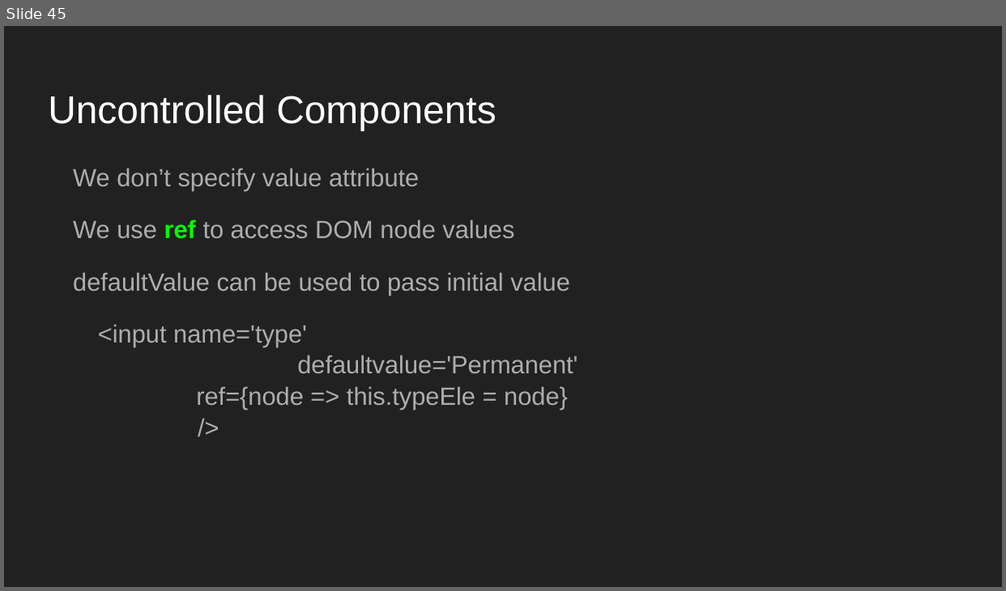
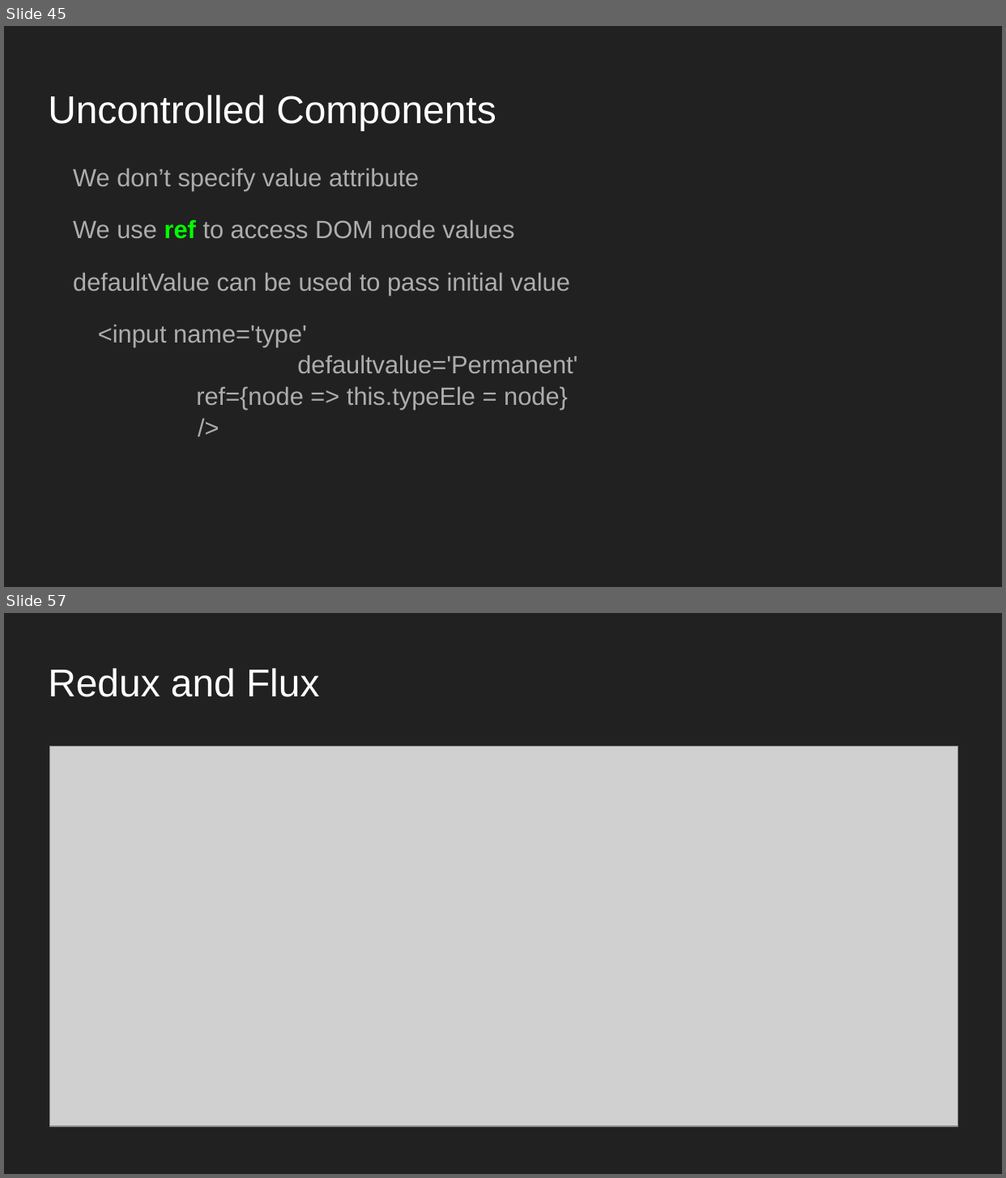
Before and after one commit to Abhay-Joshi-Git/react-redux-sessions-DatafactZ, a slide deck: react-redux.odp. Shown one above the other, each under a label of ours: slide 45 before the commit, slides 45 and 57 after it; the slides between them are not shown. The pictures are 1006x591 and 1006x1178 pixels, drawn with LibreOffice and Linux fonts; fonts in the diff are those of the drawing; grey boxes stand for pictures. Boxes give left, top, right and bottom in pixels: in the first picture for what was removed or moved away, otherwise in the second. Text is boxed around its words. In the diff, an @@ line names an element or a change of style, - is before the commit and + after.

```diff
--- a/react-redux.odp
+++ b/react-redux.odp
@@ slide 57 added at box(4, 613, 1002, 1174), background #212121 @@
@@ title added at box(48, 668, 319, 697), 28 pt, text #FFFFFF @@
+Redux and Flux
@@ picture added at box(50, 747, 958, 1127) @@
```
Also in this commit, not shown: 23 other slides added.
